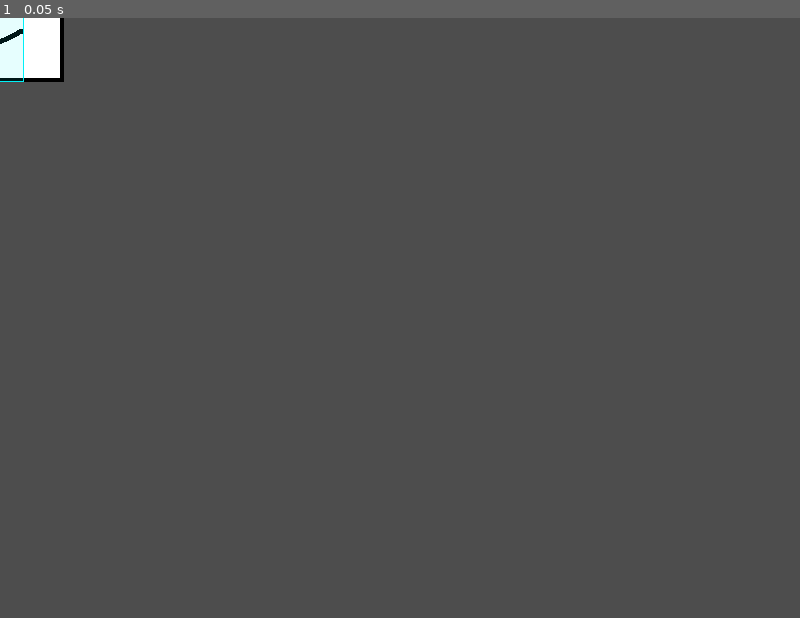
Above: before the commit, frame 1.
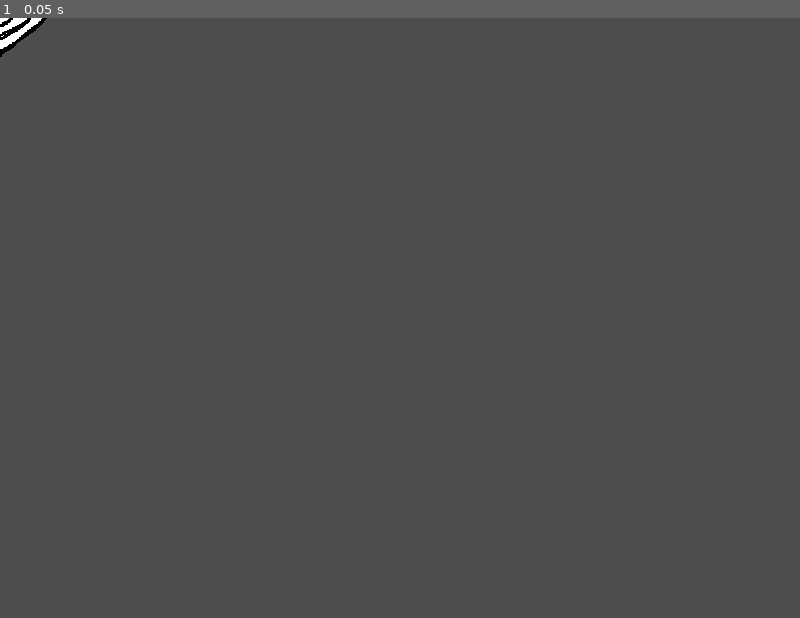
Above: after the commit, the same moment.

Repository: SamBumgardner/spellstrike
Game: Godot game, scene res://player/projectile/Projectile.tscn
Same seed, same stepped clock (60 frames per second), same inputs: the game is played once before the commit and once after it. This scene is started directly instead of the project's main scene.
Inputs:
- Up to frame 1 (0.05 s): no input

The runs differ from the first frame. In frame 1, 0.8% of the frame differs, in the area x 0-8%, y 0-11%.

Commit message:
create animation and states for delay blast fireball

Diff:
--- a/game/assets/data/states/LightAttackChainState.tres
+++ b/game/assets/data/states/character/speed/LightAttackChainState.tres
@@ -5,7 +5,7 @@
 [ext_resource type="Script" path="res://player/attack/RectangleSpec.gd" id="3_rn3pl"]
 [ext_resource type="Script" path="res://player/attack/AttackData.gd" id="4_mo7rb"]
 [ext_resource type="AudioStream" uid="uid://bvcnlmpbmhnwx" path="res://assets/sound/hit_light.wav" id="5_oema1"]
-[ext_resource type="Resource" uid="uid://b88simmqjf5pt" path="res://assets/data/states/LightAttackCancelEffect.tres" id="6_iwvbj"]
+[ext_resource type="Resource" uid="uid://b88simmqjf5pt" path="res://assets/data/states/character/speed/LightAttackCancelEffect.tres" id="6_iwvbj"]
 [ext_resource type="Resource" uid="uid://b882y4r2cdik4" path="res://assets/data/collision/hitbox/StandardHitbox.tres" id="6_ytklt"]
 [ext_resource type="Script" path="res://player/fsm/FsmState.gd" id="7_6jopq"]
 [ext_resource type="AudioStream" uid="uid://b2gcgop30e55s" path="res://assets/sound/startup_light.wav" id="8_3fwye"]
--- a/game/assets/data/states/LightAttackState.tres
+++ b/game/assets/data/states/character/speed/LightAttackState.tres
@@ -7,7 +7,7 @@
 [ext_resource type="AudioStream" uid="uid://bvcnlmpbmhnwx" path="res://assets/sound/hit_light.wav" id="5_kjf7r"]
 [ext_resource type="Script" path="res://player/attack/AttackData.gd" id="5_ksfka"]
 [ext_resource type="Script" path="res://player/fsm/FsmState.gd" id="6_m83vg"]
-[ext_resource type="Resource" uid="uid://b88simmqjf5pt" path="res://assets/data/states/LightAttackCancelEffect.tres" id="6_q78fj"]
+[ext_resource type="Resource" uid="uid://b88simmqjf5pt" path="res://assets/data/states/character/speed/LightAttackCancelEffect.tres" id="6_q78fj"]
 [ext_resource type="AudioStream" uid="uid://b2gcgop30e55s" path="res://assets/sound/startup_light.wav" id="8_7wevv"]
 
 [sub_resource type="Resource" id="Resource_87e8y"]
--- /dev/null
+++ b/game/assets/data/states/projectile/delay_fireball/DelayFireballExplosion.tres
@@ -0,0 +1,59 @@
+[gd_resource type="Resource" script_class="FsmState" load_steps=12 format=3 uid="uid://3r1wtbtwvlss"]
+
+[ext_resource type="Script" path="res://player/fsm/Phase.gd" id="1_n303d"]
+[ext_resource type="Script" path="res://player/attack/AttackData.gd" id="2_0ku8o"]
+[ext_resource type="Script" path="res://player/fsm/effects/PhaseEffect.gd" id="2_5uhsn"]
+[ext_resource type="AudioStream" uid="uid://bsxeprql80qws" path="res://assets/sound/hit_heavy.wav" id="3_be8xt"]
+[ext_resource type="Script" path="res://player/attack/RectangleSpec.gd" id="3_d0qcm"]
+[ext_resource type="Script" path="res://player/fsm/FsmState.gd" id="4_by0ri"]
+
+[sub_resource type="Resource" id="Resource_q148j"]
+script = ExtResource("2_0ku8o")
+damage = 25
+hitstun = 15
+hitstop = 5
+pushback = 40
+sound_effect = ExtResource("3_be8xt")
+
+[sub_resource type="Resource" id="Resource_kdq4f"]
+script = ExtResource("3_d0qcm")
+x_offset = 0
+y_offset = 0
+width = 148
+height = 148
+
+[sub_resource type="Resource" id="Resource_u6ds3"]
+script = ExtResource("1_n303d")
+duration = 12
+endless = false
+player_status = 2
+hitboxes = Array[ExtResource("3_d0qcm")]([SubResource("Resource_kdq4f")])
+new_attack = true
+attack_data = SubResource("Resource_q148j")
+hurtboxes = Array[ExtResource("3_d0qcm")]([])
+effects = Array[ExtResource("2_5uhsn")]([])
+
+[sub_resource type="Resource" id="Resource_pjdsg"]
+script = ExtResource("2_5uhsn")
+typeId = -1
+once_at_start = true
+params = []
+
+[sub_resource type="Resource" id="Resource_5snmm"]
+script = ExtResource("1_n303d")
+duration = 0
+endless = true
+player_status = 0
+hitboxes = Array[ExtResource("3_d0qcm")]([])
+new_attack = false
+hurtboxes = Array[ExtResource("3_d0qcm")]([])
+effects = Array[ExtResource("2_5uhsn")]([SubResource("Resource_pjdsg")])
+
+[resource]
+script = ExtResource("4_by0ri")
+stateId = 12
+expirationStateId = 0
+phases = Array[ExtResource("1_n303d")]([SubResource("Resource_u6ds3"), SubResource("Resource_5snmm")])
+transition_in_effects = Array[ExtResource("2_5uhsn")]([])
+transition_out_effects = Array[ExtResource("2_5uhsn")]([])
+animation_key = "delay_fireball/explosion"
--- /dev/null
+++ b/game/assets/data/states/projectile/delay_fireball/DelayFireballPriming.tres
@@ -0,0 +1,37 @@
+[gd_resource type="Resource" script_class="FsmState" load_steps=8 format=3 uid="uid://cfqqt5q7jq44t"]
+
+[ext_resource type="Script" path="res://player/fsm/Phase.gd" id="1_qla01"]
+[ext_resource type="Script" path="res://player/fsm/effects/PhaseEffect.gd" id="2_fsijk"]
+[ext_resource type="Script" path="res://player/attack/RectangleSpec.gd" id="3_d4ulh"]
+[ext_resource type="Script" path="res://player/fsm/FsmState.gd" id="5_wxy8v"]
+
+[sub_resource type="Resource" id="Resource_ur5hj"]
+script = ExtResource("2_fsijk")
+typeId = 5
+once_at_start = true
+params = [50]
+
+[sub_resource type="Resource" id="Resource_dcf4u"]
+script = ExtResource("2_fsijk")
+typeId = 8
+once_at_start = false
+params = [2]
+
+[sub_resource type="Resource" id="Resource_pasdt"]
+script = ExtResource("1_qla01")
+duration = 48
+endless = false
+player_status = 1
+hitboxes = Array[ExtResource("3_d4ulh")]([])
+new_attack = false
+hurtboxes = Array[ExtResource("3_d4ulh")]([])
+effects = Array[ExtResource("2_fsijk")]([SubResource("Resource_ur5hj"), SubResource("Resource_dcf4u")])
+
+[resource]
+script = ExtResource("5_wxy8v")
+stateId = 0
+expirationStateId = 11
+phases = Array[ExtResource("1_qla01")]([SubResource("Resource_pasdt")])
+transition_in_effects = Array[ExtResource("2_fsijk")]([])
+transition_out_effects = Array[ExtResource("2_fsijk")]([])
+animation_key = "delay_fireball/priming"
--- a/game/player/Player.gd
+++ b/game/player/Player.gd
@@ -368,7 +368,7 @@
     character = data['c']
     health = data['hp']
     team = data['t']
-    fsm.prepare_states()
+    fsm.prepare_states(Fsm.player_states)
     # remaining setup is identical to any ordinary load state
     _load_state(data)
 
--- a/game/player/fsm/Fsm.gd
+++ b/game/player/fsm/Fsm.gd
@@ -7,19 +7,26 @@
 var state := Player.State.IDLE
 var ticks_in_state := 0
 
-func prepare_states() -> void:
+static var player_states := {
+    Player.State.IDLE: preload("res://assets/data/states/character/speed/IdleState.tres"),
+    Player.State.WALK: preload("res://assets/data/states/character/speed/WalkState.tres"),
+    Player.State.A: preload("res://assets/data/states/character/speed/LightAttackState.tres"),
+    Player.State.B: preload("res://assets/data/states/character/speed/MediumAttackState.tres"),
+    Player.State.C: preload("res://assets/data/states/character/speed/HeavyAttackState.tres"),
+    Player.State.HITSTUN: preload("res://assets/data/states/character/speed/HurtState.tres"),
+    Player.State.DEFEATED: preload("res://assets/data/states/character/speed/DefeatedState.tres"),
+    Player.State.VICTORY: preload("res://assets/data/states/character/speed/VictoryState.tres"),
+    Player.State.CHARACTER_0: preload("res://assets/data/states/character/speed/LightAttackChainState.tres"),
+}
+
+static var projectile_states := {
+    Player.State.IDLE: preload("res://assets/data/states/projectile/delay_fireball/DelayFireballPriming.tres"),
+    Player.State.CHARACTER_0: preload("res://assets/data/states/projectile/delay_fireball/DelayFireballExplosion.tres"),
+}
+
+func prepare_states(provided_states: Dictionary) -> void:
     # need to take character spec as an input, then populate the `states` dict with their state objects
-    states = {
-        Player.State.IDLE: preload("res://assets/data/states/IdleState.tres"),
-        Player.State.WALK: preload("res://assets/data/states/WalkState.tres"),
-        Player.State.A: preload("res://assets/data/states/LightAttackState.tres"),
-        Player.State.B: preload("res://assets/data/states/MediumAttackState.tres"),
-        Player.State.C: preload("res://assets/data/states/HeavyAttackState.tres"),
-        Player.State.HITSTUN: preload("res://assets/data/states/HurtState.tres"),
-        Player.State.DEFEATED: preload("res://assets/data/states/DefeatedState.tres"),
-        Player.State.VICTORY: preload("res://assets/data/states/VictoryState.tres"),
-        Player.State.CHARACTER_0: preload("res://assets/data/states/LightAttackChainState.tres"),
-    }
+    states = provided_states
 
 func load(
     new_state: Player.State,
--- a/game/player/projectile/Projectile.gd
+++ b/game/player/projectile/Projectile.gd
@@ -6,6 +6,7 @@
     pass
 
 func perform_hit(_attack_data: AttackData) -> void:
+    # state for projectile decides what to do if projectile hits.
     pass
 
 func handle_defeat() -> void:
@@ -99,7 +100,7 @@
     show()
     process_mode = PROCESS_MODE_INHERIT
     # need to do first time setup (based on character selection, etc.)
-    fsm.prepare_states()
+    fsm.prepare_states(Fsm.projectile_states)
     # remaining setup is identical to any ordinary load state
     _load_state(data)
 
--- a/game/player/projectile/Projectile.tscn
+++ b/game/player/projectile/Projectile.tscn
@@ -1,7 +1,195 @@
-[gd_scene load_steps=3 format=3 uid="uid://b73ng3k4tabec"]
+[gd_scene load_steps=16 format=3 uid="uid://b73ng3k4tabec"]
 
 [ext_resource type="PackedScene" uid="uid://bqflbbnh7mpr4" path="res://player/Player.tscn" id="1_4w42d"]
 [ext_resource type="Script" path="res://player/projectile/Projectile.gd" id="1_81xvg"]
+[ext_resource type="Texture2D" uid="uid://ckn1hsb7bjiop" path="res://assets/art/delay_fireball.png" id="3_gfr4p"]
+
+[sub_resource type="Animation" id="Animation_i4rnd"]
+length = 0.001
+tracks/0/type = "value"
+tracks/0/imported = false
+tracks/0/enabled = true
+tracks/0/path = NodePath("Sprite2D:frame")
+tracks/0/interp = 1
+tracks/0/loop_wrap = true
+tracks/0/keys = {
+"times": PackedFloat32Array(0),
+"transitions": PackedFloat32Array(1),
+"update": 1,
+"values": [0]
+}
+
+[sub_resource type="Animation" id="Animation_1q78x"]
+resource_name = "heavy_attack"
+length = 0.566668
+step = 0.0166667
+tracks/0/type = "value"
+tracks/0/imported = false
+tracks/0/enabled = true
+tracks/0/path = NodePath("Sprite2D:frame")
+tracks/0/interp = 1
+tracks/0/loop_wrap = true
+tracks/0/keys = {
+"times": PackedFloat32Array(0, 0.25, 0.266667, 0.386438, 0.4, 0.566668),
+"transitions": PackedFloat32Array(1, 1, 1, 1, 1, 1),
+"update": 1,
+"values": [4, 4, 5, 5, 6, 6]
+}
+
+[sub_resource type="Animation" id="Animation_n5ldy"]
+resource_name = "hurt"
+length = 0.250025
+step = 0.25
+tracks/0/type = "value"
+tracks/0/imported = false
+tracks/0/enabled = true
+tracks/0/path = NodePath("Sprite2D:frame")
+tracks/0/interp = 1
+tracks/0/loop_wrap = true
+tracks/0/keys = {
+"times": PackedFloat32Array(0),
+"transitions": PackedFloat32Array(1),
+"update": 1,
+"values": [7]
+}
+
+[sub_resource type="Animation" id="Animation_v12si"]
+resource_name = "idle"
+length = 1.00005
+loop_mode = 1
+step = 0.0166667
+tracks/0/type = "value"
+tracks/0/imported = false
+tracks/0/enabled = true
+tracks/0/path = NodePath("Sprite2D:frame")
+tracks/0/interp = 1
+tracks/0/loop_wrap = true
+tracks/0/keys = {
+"times": PackedFloat32Array(0, 0.483333, 0.5, 1),
+"transitions": PackedFloat32Array(1, 1, 1, 1),
+"update": 1,
+"values": [0, 0, 1, 1]
+}
+
+[sub_resource type="Animation" id="Animation_ee4q1"]
+resource_name = "light_attack"
+length = 0.316668
+step = 0.0166667
+tracks/0/type = "value"
+tracks/0/imported = false
+tracks/0/enabled = true
+tracks/0/path = NodePath("Sprite2D:frame")
+tracks/0/interp = 1
+tracks/0/loop_wrap = true
+tracks/0/keys = {
+"times": PackedFloat32Array(0, 0.15, 0.166667, 0.2, 0.216667),
+"transitions": PackedFloat32Array(1, 1, 1, 1, 1),
+"update": 1,
+"values": [4, 4, 5, 5, 6]
+}
+
+[sub_resource type="Animation" id="Animation_pftes"]
+resource_name = "medium_attack"
+length = 0.566668
+step = 0.0166667
+tracks/0/type = "value"
+tracks/0/imported = false
+tracks/0/enabled = true
+tracks/0/path = NodePath("Sprite2D:frame")
+tracks/0/interp = 1
+tracks/0/loop_wrap = true
+tracks/0/keys = {
+"times": PackedFloat32Array(0, 0.15, 0.166667, 0.216667, 0.233333),
+"transitions": PackedFloat32Array(1, 1, 1, 1, 1),
+"update": 1,
+"values": [4, 4, 5, 5, 6]
+}
+
+[sub_resource type="Animation" id="Animation_btqih"]
+resource_name = "walk"
+length = 1.00003
+loop_mode = 1
+step = 0.0166667
+tracks/0/type = "value"
+tracks/0/imported = false
+tracks/0/enabled = true
+tracks/0/path = NodePath("Sprite2D:frame")
+tracks/0/interp = 1
+tracks/0/loop_wrap = true
+tracks/0/keys = {
+"times": PackedFloat32Array(0, 0.233333, 0.25, 0.483048, 0.5, 0.735306, 0.75),
+"transitions": PackedFloat32Array(1, 1, 1, 1, 1, 1, 1),
+"update": 1,
+"values": [0, 0, 2, 2, 0, 0, 3]
+}
+
+[sub_resource type="AnimationLibrary" id="AnimationLibrary_2kyqy"]
+_data = {
+"RESET": SubResource("Animation_i4rnd"),
+"heavy_attack": SubResource("Animation_1q78x"),
+"hurt": SubResource("Animation_n5ldy"),
+"idle": SubResource("Animation_v12si"),
+"light_attack": SubResource("Animation_ee4q1"),
+"medium_attack": SubResource("Animation_pftes"),
+"walk": SubResource("Animation_btqih")
+}
+
+[sub_resource type="Animation" id="Animation_o1wbf"]
+resource_name = "priming"
+length = 0.400002
+loop_mode = 1
+step = 0.0166667
+tracks/0/type = "value"
+tracks/0/imported = false
+tracks/0/enabled = true
+tracks/0/path = NodePath("Sprite2D:frame")
+tracks/0/interp = 1
+tracks/0/loop_wrap = true
+tracks/0/keys = {
+"times": PackedFloat32Array(0, 0.0833333, 0.1, 0.183333, 0.2, 0.283333, 0.3, 0.383333),
+"transitions": PackedFloat32Array(1, 1, 1, 1, 1, 1, 1, 1),
+"update": 1,
+"values": [0, 0, 1, 1, 2, 2, 3, 3]
+}
+
+[sub_resource type="Animation" id="Animation_vkjte"]
+resource_name = "explosion"
+length = 0.333335
+step = 0.0166667
+tracks/0/type = "value"
+tracks/0/imported = false
+tracks/0/enabled = true
+tracks/0/path = NodePath("Sprite2D:frame")
+tracks/0/interp = 1
+tracks/0/loop_wrap = true
+tracks/0/keys = {
+"times": PackedFloat32Array(0, 0.166667, 0.183333, 0.233333, 0.25, 0.283333, 0.3),
+"transitions": PackedFloat32Array(1, 1, 1, 1, 1, 1, 1),
+"update": 1,
+"values": [4, 4, 5, 5, 6, 6, 7]
+}
+
+[sub_resource type="AnimationLibrary" id="AnimationLibrary_fv3t2"]
+_data = {
+"explosion": SubResource("Animation_vkjte"),
+"priming": SubResource("Animation_o1wbf")
+}
+
+[sub_resource type="RectangleShape2D" id="RectangleShape2D_j4wgl"]
+size = Vector2(0, 0)
 
 [node name="Projectile" instance=ExtResource("1_4w42d")]
 script = ExtResource("1_81xvg")
+
+[node name="Sprite2D" parent="." index="0"]
+texture = ExtResource("3_gfr4p")
+
+[node name="Animation" parent="." index="3"]
+libraries = {
+"": SubResource("AnimationLibrary_2kyqy"),
+"delay_fireball": SubResource("AnimationLibrary_fv3t2")
+}
+
+[node name="Pushbox" parent="." index="4"]
+visible = false
+shape = SubResource("RectangleShape2D_j4wgl")
Binary file added: game/assets/art/delay_fireball.png
Not shown, added: game/assets/art/delay_fireball.png.import
Renamed: game/assets/data/states/DefeatedState.tres -> game/assets/data/states/character/speed/DefeatedState.tres
Renamed: game/assets/data/states/HeavyAttackState.tres -> game/assets/data/states/character/speed/HeavyAttackState.tres
Renamed: game/assets/data/states/HurtState.tres -> game/assets/data/states/character/speed/HurtState.tres
Renamed: game/assets/data/states/IdleState.tres -> game/assets/data/states/character/speed/IdleState.tres
Renamed: game/assets/data/states/LightAttackCancelEffect.tres -> game/assets/data/states/character/speed/LightAttackCancelEffect.tres
Renamed: game/assets/data/states/MediumAttackState.tres -> game/assets/data/states/character/speed/MediumAttackState.tres
Renamed: game/assets/data/states/VictoryState.tres -> game/assets/data/states/character/speed/VictoryState.tres
Renamed: game/assets/data/states/WalkState.tres -> game/assets/data/states/character/speed/WalkState.tres
